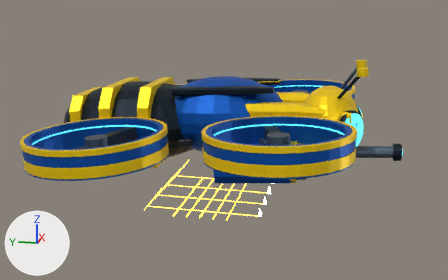
The glTF model public/assets/models/combat/s01.glb: old version first, new version second.
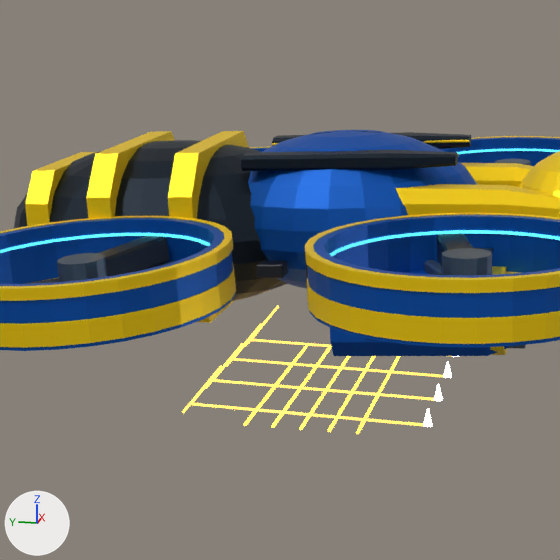
Each version appears first whole from a 50 mm camera at (-8.61, -1.88, 3.06) aimed at (-0.06, -0.18, 0.93), and next in a close-up on the part from 13% to 72% of the width and 5% to 100% of the height. Arrows for +X, +Y and +Z are at lower left; the lights stay in place. The last two pictures show the newer version. Both versions are drawn at frame 20 of the action 'atk'; the numbers are the values there. Vertices at exactly the same position are counted once.

In view in the first close-up: 'Export_abdomen_dark', 'Export_abdomen_gold', 'Export_fx_atk_field_contact_fx_core', 'Export_fx_atk_field_release_fx_color', 'Export_fx_atk_field_tell_fx_accent', 'Export_pod_l_blue', 'Export_rotor_support_lf_blue', 'Export_rotor_support_lf_gold', 'Export_rotor_support_lr_blue', 'Export_rotor_support_lr_gold', 'Export_rotor_support_rf_blue', 'Export_tilt_blue', 'Export_tilt_dark', 'Export_tilt_gold' and 16 more.
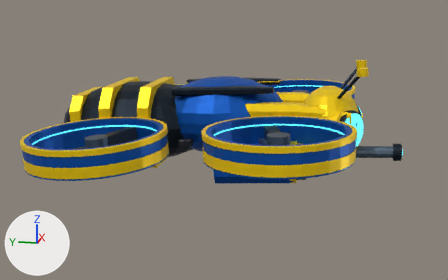
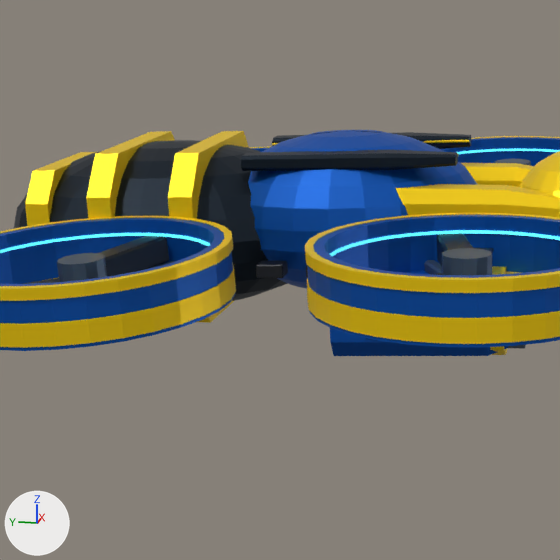
ob_fx_atk_field_contact is not drawn itself; it is the parent of ob_export_fx_atk_field_contact_fx_core.
ob_fx_atk_field_release is not drawn itself; it is the parent of ob_export_fx_atk_field_release_fx_color.
ob_fx_atk_field_tell is not drawn itself; it is the parent of ob_export_fx_atk_field_tell_fx_accent.

Boxes [x1, y1, x2, y2] around the edits, measured in the close-ups (560 x 560 px):
'Export_fx_atk_field_release_fx_color', reshaped, moved, rescaled (not visible afterwards)
    before: [182, 305, 453, 426]
'Export_fx_atk_field_tell_fx_accent', reshaped, rescaled (not visible afterwards)
    before: [244, 345, 401, 434]
'Export_fx_atk_field_contact_fx_core', reshaped, rescaled (not visible afterwards)
    before: [423, 356, 459, 427]
part 1 of me_export_fx_atk_field_contact_fx_core, deleted
    before: [423, 409, 433, 427]
part 2 of me_export_fx_atk_field_contact_fx_core, deleted
    before: [434, 384, 443, 401]
part 3 of me_export_fx_atk_field_contact_fx_core, deleted
    before: [443, 361, 452, 378]
part 4 of me_export_fx_atk_field_release_fx_color, deleted
    before: [182, 305, 453, 413]
part 5 of me_export_fx_atk_field_release_fx_color, deleted
    before: [192, 403, 424, 426]
part 6 of me_export_fx_atk_field_release_fx_color, deleted
    before: [213, 379, 434, 401]

The edits, one by one:
me_export_fx_atk_field_contact_fx_core is used by ob_export_fx_atk_field_contact_fx_core; parent ob_fx_atk_field_contact; location (0.0, 0.0, 0.0).
me_export_fx_atk_field_contact_fx_core had 64 vertices, 112 faces and spanned x -0.662..0.662, y -0.715..-0.667, z 0.053..0.149.
me_export_fx_atk_field_contact_fx_core now has 138 vertices, 72 faces and spans x -0.686..0.686, y -0.292..-0.037, z 0.118..0.227.
me_export_fx_atk_field_contact_fx_core part 1: 16 vertices removed from x -0.662..-0.614, y -0.715..-0.667, z 0.053..0.149.
me_export_fx_atk_field_contact_fx_core part 2: 16 vertices removed from x -0.237..-0.189, y -0.715..-0.667, z 0.053..0.149.
me_export_fx_atk_field_contact_fx_core part 3: 16 vertices removed from x 0.189..0.237, y -0.715..-0.667, z 0.053..0.149.
Other edits to the shape of me_export_fx_atk_field_contact_fx_core do not show in these pictures.
me_export_fx_atk_field_release_fx_color is used by ob_export_fx_atk_field_release_fx_color; parent ob_fx_atk_field_release; location (0.0, 0.0, 0.0).
me_export_fx_atk_field_release_fx_color had 96 vertices, 48 faces and spanned x -0.72..0.721, y -0.692..0.697, z 0.045..0.324.
me_export_fx_atk_field_release_fx_color now has 26 vertices, 16 faces and spans x -0.583..-0.239, y 0.116..0.131, z 0.033..0.622.
me_export_fx_atk_field_release_fx_color part 4: 20 loose pieces with 80 vertices, spanning x -0.72..0.721, y -0.692..0.697, z 0.045..0.324, are deleted.
me_export_fx_atk_field_release_fx_color part 5: 8 vertices removed from x -0.646..-0.555, y -0.692..0.692, z 0.045..0.062.
me_export_fx_atk_field_release_fx_color part 6: 8 vertices removed from x -0.221..-0.13, y -0.692..0.692, z 0.045..0.062.
Other edits to the shape of me_export_fx_atk_field_release_fx_color do not show in these pictures.
me_export_fx_atk_field_tell_fx_accent is used by ob_export_fx_atk_field_tell_fx_accent; parent ob_fx_atk_field_tell; location (0.0, 0.0, 0.0).
me_export_fx_atk_field_tell_fx_accent had 40 vertices, 60 faces and spanned x -0.744..0.744, y -0.326..0.326, z 0.014..0.029.
me_export_fx_atk_field_tell_fx_accent now has 40 vertices, 20 faces and spans x -0.658..0.658, y -0.254..0.254, z 0.445..0.46.
me_export_fx_atk_field_tell_fx_accent part 7: 40 vertices removed from x -0.744..0.744, y -0.326..0.326, z 0.014..0.029.
Other edits to the shape of me_export_fx_atk_field_tell_fx_accent do not show in these pictures.
Object 'fx_atk_field_contact' (ob_fx_atk_field_contact) is rescaled from (1.17, 1.17, 1.17) to (0.012, 0.012, 0.012).
Object 'fx_atk_field_release' (ob_fx_atk_field_release) moves from (0.0, 0.0, 0.0) to (0.0, 0.0, 0.706).
Object 'fx_atk_field_release' (ob_fx_atk_field_release) is rescaled from (1.17, 1.17, 1.17) to (0.012, 0.012, 0.012).
Object 'fx_atk_field_tell' (ob_fx_atk_field_tell) is rescaled from (1.17, 1.17, 1.17) to (0.012, 0.012, 0.012).
